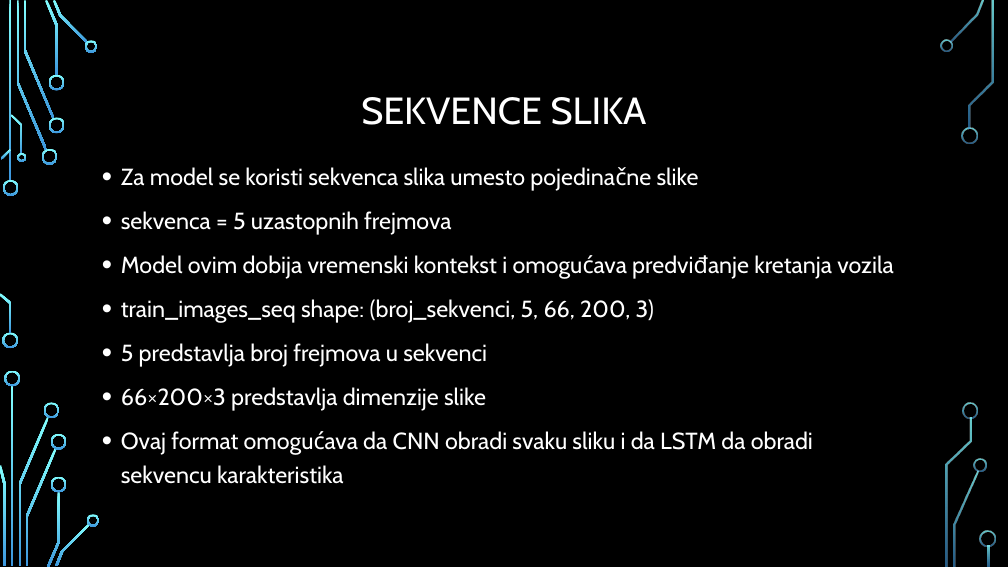
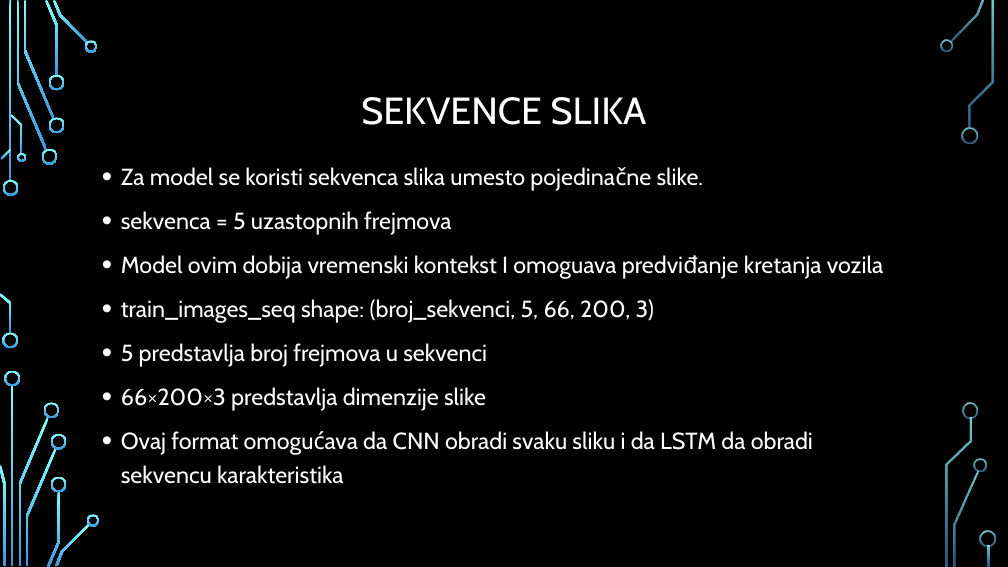
Before and after one commit to jglintic/duboko_ucenje, a slide deck: slide 6 of dubuko_ucenje_projekat_ppt.pptx. Drawn at 1008x567 pixels with LibreOffice and Linux fonts; fonts in the diff are those of the drawing; background and template pictures are left out. Boxes give left, top, right and bottom in pixels: in the first picture for what was removed or moved away, otherwise in the second. Text is boxed around its words. In the diff, an @@ line names an element or a change of style, - is before the commit and + after.

```diff
--- a/dubuko_ucenje_projekat_ppt.pptx
+++ b/dubuko_ucenje_projekat_ppt.pptx
@@ text at (121, 167, 704, 186): text changed @@
-• Za model se koristi sekvenca slika umesto pojedinačne slike
+• Za model se koristi sekvenca slika umesto pojedinačne slike.
@@ text at (121, 255, 883, 279): text changed @@
-• Model ovim dobija vremenski kontekst i omogućava predviđanje kretanja vozila
+• Model ovim dobija vremenski kontekst I omoguava predviđanje kretanja vozila
```
Also in this commit, not shown: 15 other slides changed, 1 slide added, 1 slide removed, 2 other files.
